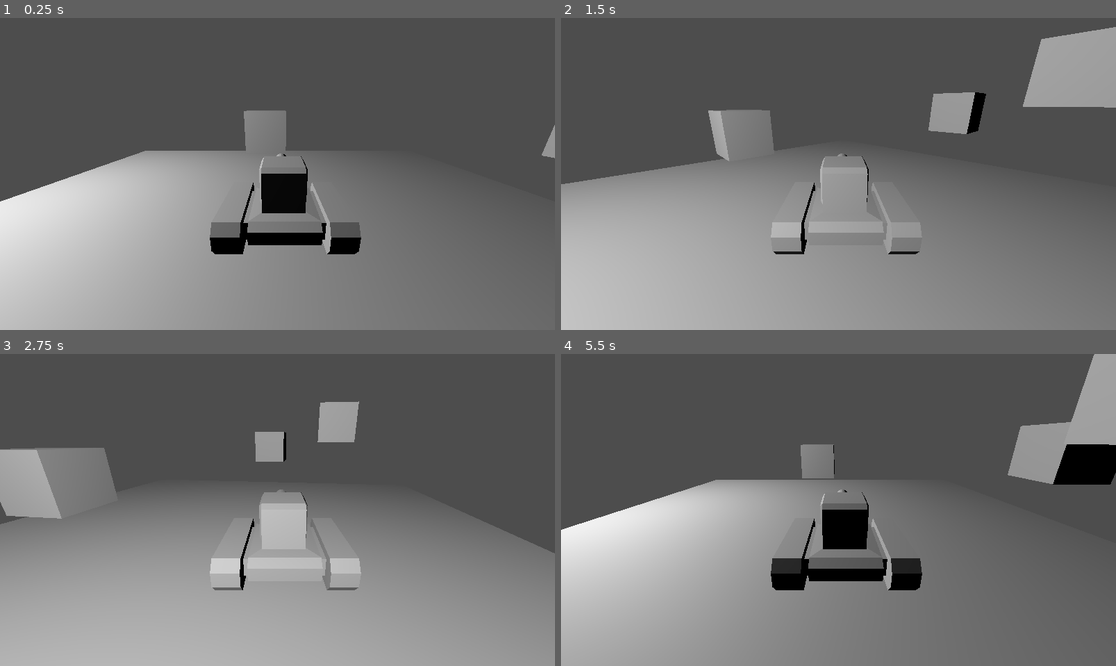
Above: before the commit, frames 1-4 (two rows, left to right).
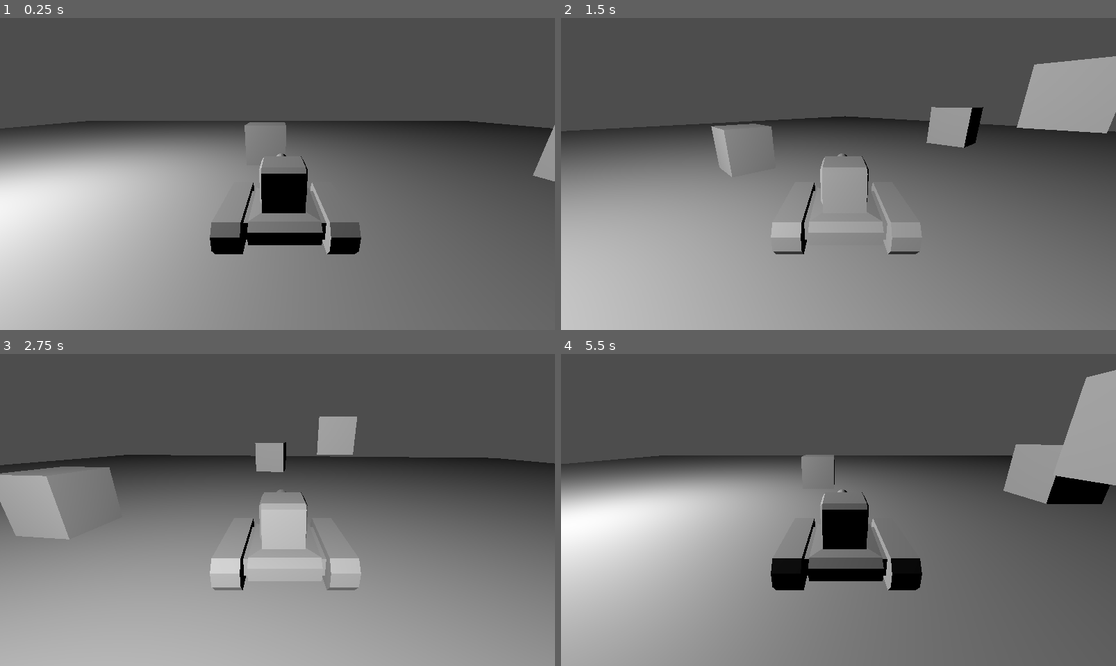
Above: after the commit, the same moments.

Repository: HelmetBugg/BioTankRebuilt
Game: Godot game, scene res://scene_directory/test_level.tscn
The game is run twice, just before and just after one commit, with the same random seed, the same clock (stepped at 60 frames per second) and the same inputs.
Inputs:
- Up to frame 1 (0.25 s): no input
- Up to frame 2 (1.5 s): hold D (Right) 0.53-1.28 s; hold S (Back) from 1.28 s (still down)
- Up to frame 3 (2.75 s): release S (Back) at 2.03 s; hold D (Right) from 2.03 s (still down)
- Up to frame 4 (5.5 s): release D (Right) at 2.78 s; hold W (Forward) 2.78-3.53 s; hold A (Left) 3.53-5.03 s; hold S (Back) from 5.03 s (still down)

The runs differ from the first frame. In frame 1, 6.2% of the frame differs, in the area x 0-100%, y 29-59%; in frame 2, 7.5%; in frame 3, 5.9%; in frame 4, 8.0%, in the area x 0-100%, y 0-71%.

Commit message:
added basic states for enemy and one transition

Diff:
--- a/Node3D.gd
+++ /dev/null
@@ -1,11 +0,0 @@
-extends Node3D
-
-
-# Called when the node enters the scene tree for the first time.
-func _ready():
-	pass # Replace with function body.
-
-
-# Called every frame. 'delta' is the elapsed time since the previous frame.
-func _process(delta):
-	pass
--- /dev/null
+++ b/scene_directory/enemy.gd
@@ -0,0 +1,20 @@
+extends CharacterBody3D
+
+enum States {IDLE, PURSUE, ATTACK, DEATH}
+var currentState = States.IDLE
+const SPEED = 5.0
+const JUMP_VELOCITY = 4.5
+
+# Get the gravity from the project settings to be synced with RigidBody nodes.
+var gravity = ProjectSettings.get_setting("physics/3d/default_gravity")
+
+
+func _physics_process(delta):
+	pass
+
+
+
+func _on_sight_area_area_entered(area):
+	if(area.name == "PlayerVisibilityArea"): #change to something less hacky
+		currentState = States.PURSUE
+	print(currentState)
--- a/scene_directory/enemy.tscn
+++ b/scene_directory/enemy.tscn
@@ -1,16 +1,26 @@
-[gd_scene load_steps=4 format=3 uid="uid://ctq86ew83pxo0"]
+[gd_scene load_steps=5 format=3 uid="uid://ctq86ew83pxo0"]
 
-[ext_resource type="Script" path="res://Node3D.gd" id="1_e2h8i"]
+[ext_resource type="Script" path="res://scene_directory/enemy.gd" id="1_vgden"]
 
 [sub_resource type="BoxShape3D" id="BoxShape3D_25jxr"]
 
 [sub_resource type="BoxMesh" id="BoxMesh_gaywv"]
 
+[sub_resource type="SphereShape3D" id="SphereShape3D_7utau"]
+
 [node name="enemy" type="CharacterBody3D"]
-script = ExtResource("1_e2h8i")
+script = ExtResource("1_vgden")
 
 [node name="CollisionShape3D" type="CollisionShape3D" parent="."]
 shape = SubResource("BoxShape3D_25jxr")
 
 [node name="MeshInstance3D" type="MeshInstance3D" parent="."]
 mesh = SubResource("BoxMesh_gaywv")
+
+[node name="SightArea" type="Area3D" parent="."]
+
+[node name="SightCollision" type="CollisionShape3D" parent="SightArea"]
+transform = Transform3D(8, 0, 0, 0, 8, 0, 0, 0, 8, 0, 0, 0)
+shape = SubResource("SphereShape3D_7utau")
+
+[connection signal="area_entered" from="SightArea" to="." method="_on_sight_area_area_entered"]
--- a/scene_directory/player.tscn
+++ b/scene_directory/player.tscn
@@ -9,6 +9,8 @@
 
 [sub_resource type="BoxShape3D" id="BoxShape3D_3wb63"]
 size = Vector3(1.12587, 0.746438, 1)
+
+[sub_resource type="SphereShape3D" id="SphereShape3D_brjd1"]
 
 [node name="Player" type="CharacterBody3D"]
 script = ExtResource("1_8gtvn")
@@ -34,3 +36,9 @@
 [node name="CollisionShape3D" type="CollisionShape3D" parent="."]
 transform = Transform3D(2.96783, 0, 0, 0, 1, 0, 0, 0, 2.36991, 0.182982, 0.169928, 0)
 shape = SubResource("BoxShape3D_3wb63")
+
+[node name="PlayerVisibilityArea" type="Area3D" parent="."]
+
+[node name="PlayerVisibiltyCollision" type="CollisionShape3D" parent="PlayerVisibilityArea"]
+transform = Transform3D(4, 0, 0, 0, 4, 0, 0, 0, 4, 0, 0, 0)
+shape = SubResource("SphereShape3D_brjd1")
--- a/scene_directory/test_level.tscn
+++ b/scene_directory/test_level.tscn
@@ -10,7 +10,7 @@
 [node name="World" type="Node3D"]
 
 [node name="Floor" type="MeshInstance3D" parent="."]
-transform = Transform3D(1, 0, 0, 0, 0.0230877, 0, 0, 0, 1, 0, 0, 0)
+transform = Transform3D(4, 0, 0, 0, 0.092, 0, 0, 0, 4, 0, 0, 0)
 mesh = SubResource("BoxMesh_orsro")
 
 [node name="StaticBody3D" type="StaticBody3D" parent="Floor"]
Not shown: 1 places in scene_directory/player.tscn that only renumber resources
